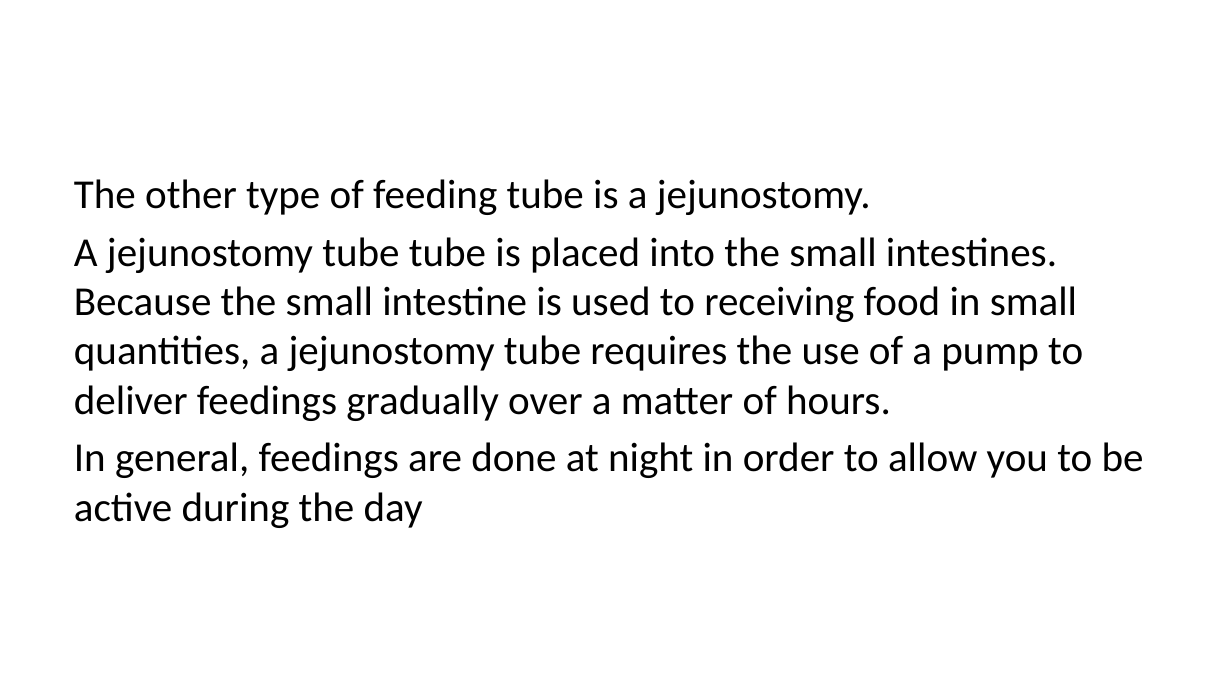
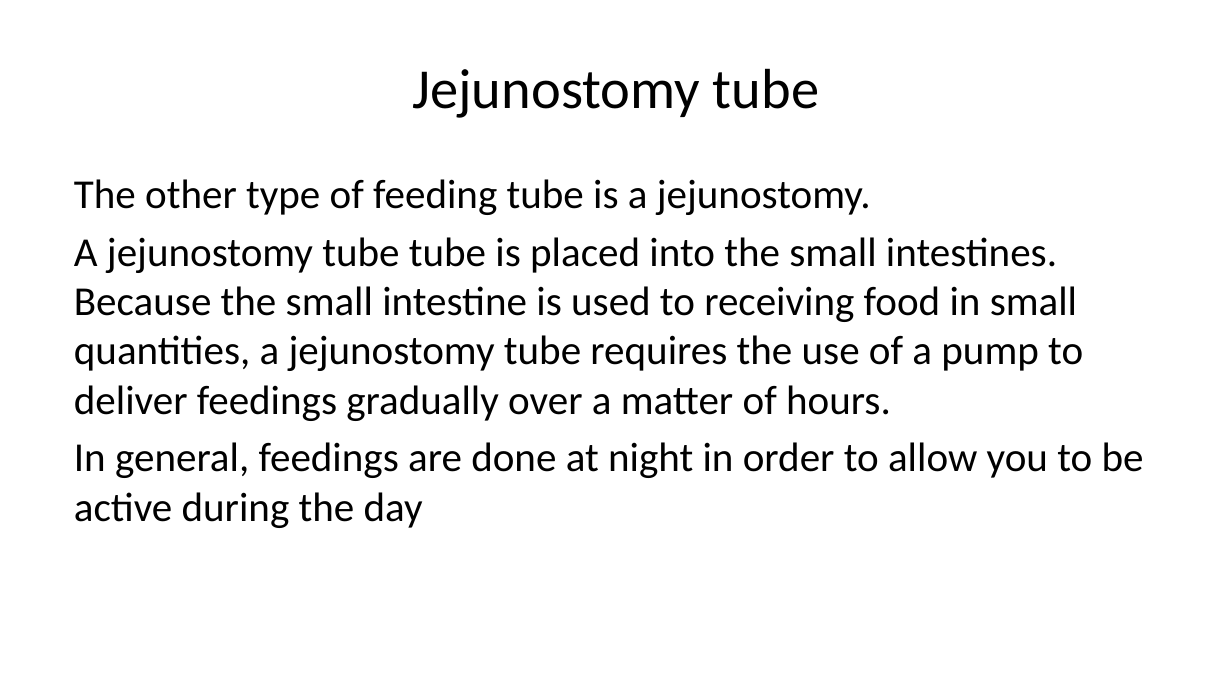
Before and after one commit to jcsalo/patient_education, a slide deck: slide 7 of lci_nutrition.pptx (slide 11 before the commit). Drawn at 1232x693 pixels with LibreOffice and Linux fonts; fonts in the diff are those of the drawing. Boxes give left, top, right and bottom in pixels: in the first picture for what was removed or moved away, otherwise in the second. Text is boxed around its words. In the diff, an @@ line names an element or a change of style, - is before the commit and + after.

```diff
--- a/lci_nutrition.pptx
+++ b/lci_nutrition.pptx
@@ title added at (412,68,819,118), 33 pt, text #000000 @@
+Jejunostomy tube
```
Also in this commit, not shown: 5 other slides changed, 1 slide added, 7 slides removed, 39 other files.
